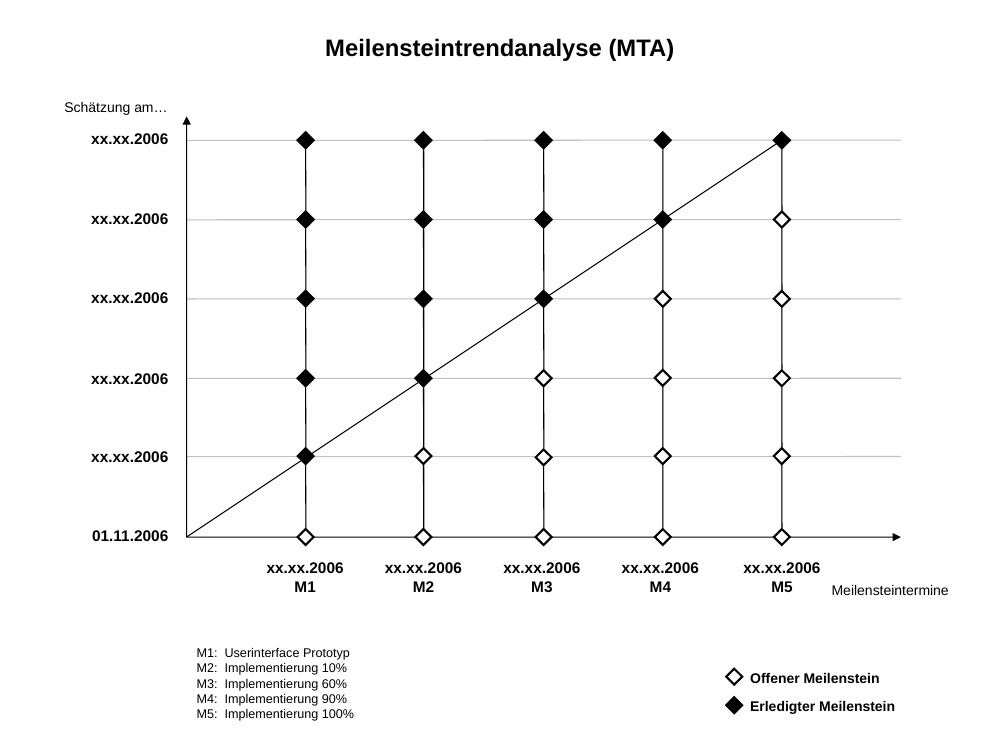
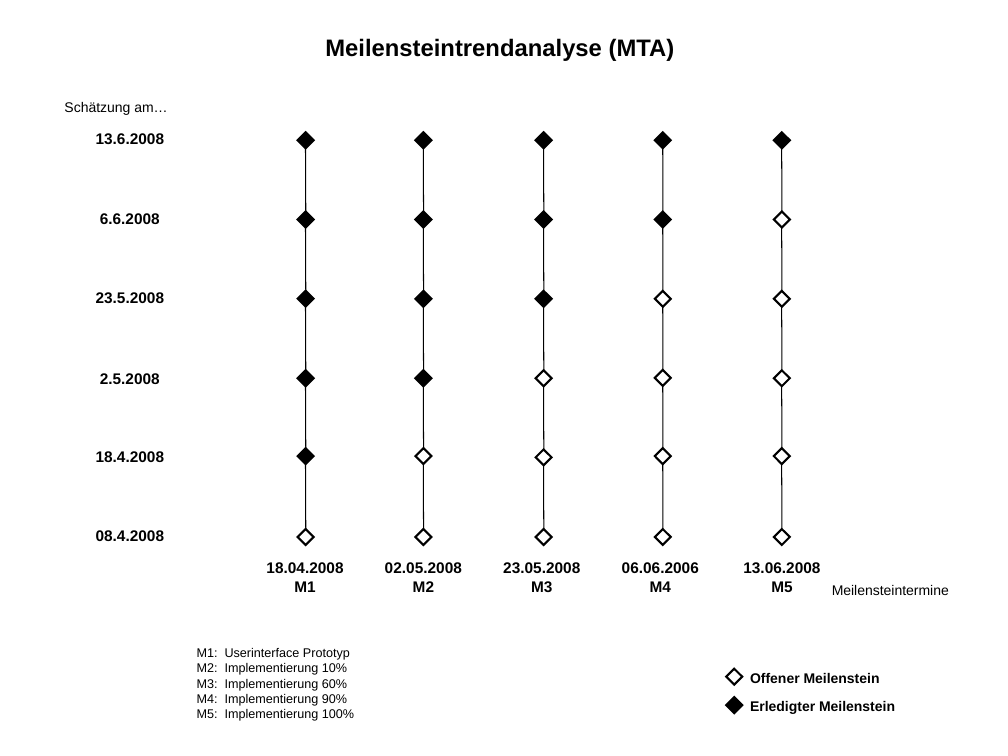
Before and after one commit to BackupTheBerlios/ticketline4032-svn, a slide deck: slide 1 of trunk/Dokumente/Allgemein/Projektmanagement/Meilensteintrendanalyse/Meilensteintrendanalyse.ppt. Drawn at 1008x756 pixels with LibreOffice and Linux fonts; fonts in the diff are those of the drawing. Boxes give left, top, right and bottom in pixels: in the first picture for what was removed or moved away, otherwise in the second. Text is boxed around its words. In the diff, an @@ line names an element or a change of style, - is before the commit and + after.

Commit message:
Daten Eintragen

```diff
--- a/trunk/Dokumente/Allgemein/Projektmanagement/Meilensteintrendanalyse/Meilensteintrendanalyse.ppt
+++ b/trunk/Dokumente/Allgemein/Projektmanagement/Meilensteintrendanalyse/Meilensteintrendanalyse.ppt
@@ group removed at box(186, 116, 901, 537): 10 lines, 2 arrows @@
@@ text at box(96, 133, 165, 144): text changed @@
-xx.xx.2006
+13.6.2008
@@ text removed at box(91, 213, 168, 224) @@
-xx.xx.2006
@@ text added at box(100, 213, 160, 224), 11 pt, text #000000, bold @@
+6.6.2008
@@ text at box(96, 292, 165, 303): text changed @@
-xx.xx.2006
+23.5.2008
@@ text removed at box(91, 373, 168, 384) @@
-xx.xx.2006
@@ text added at box(100, 373, 160, 384), 11 pt, text #000000, bold @@
+2.5.2008
@@ text at box(96, 451, 165, 462): text changed @@
-xx.xx.2006
+18.4.2008
@@ text at box(96, 530, 165, 541): text changed @@
-01.11.2006
+08.4.2008
@@ text at box(266, 562, 343, 573): text changed @@
-xx.xx.2006
+18.04.2008
@@ text at box(385, 562, 462, 573): text changed @@
-xx.xx.2006
+02.05.2008
@@ text at box(503, 562, 580, 573): text changed @@
-xx.xx.2006
+23.05.2008
@@ text at box(622, 562, 699, 573): text changed @@
-xx.xx.2006
+06.06.2006
@@ text at box(743, 562, 820, 573): text changed @@
-xx.xx.2006
+13.06.2008
```
